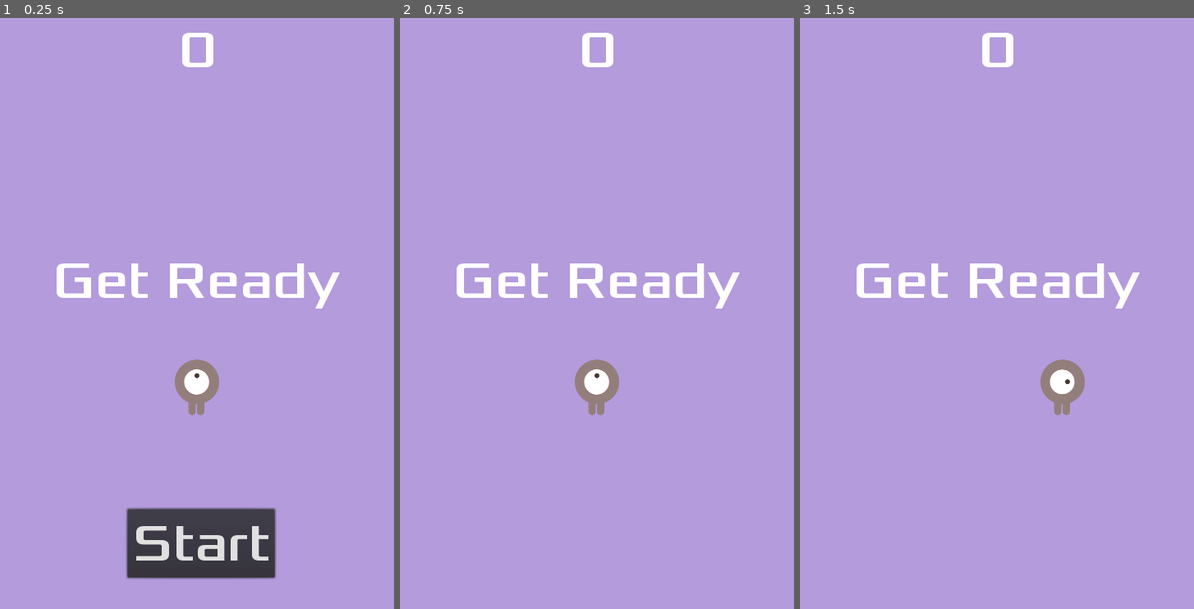
Above: before the commit, frames 1-3 (left to right).
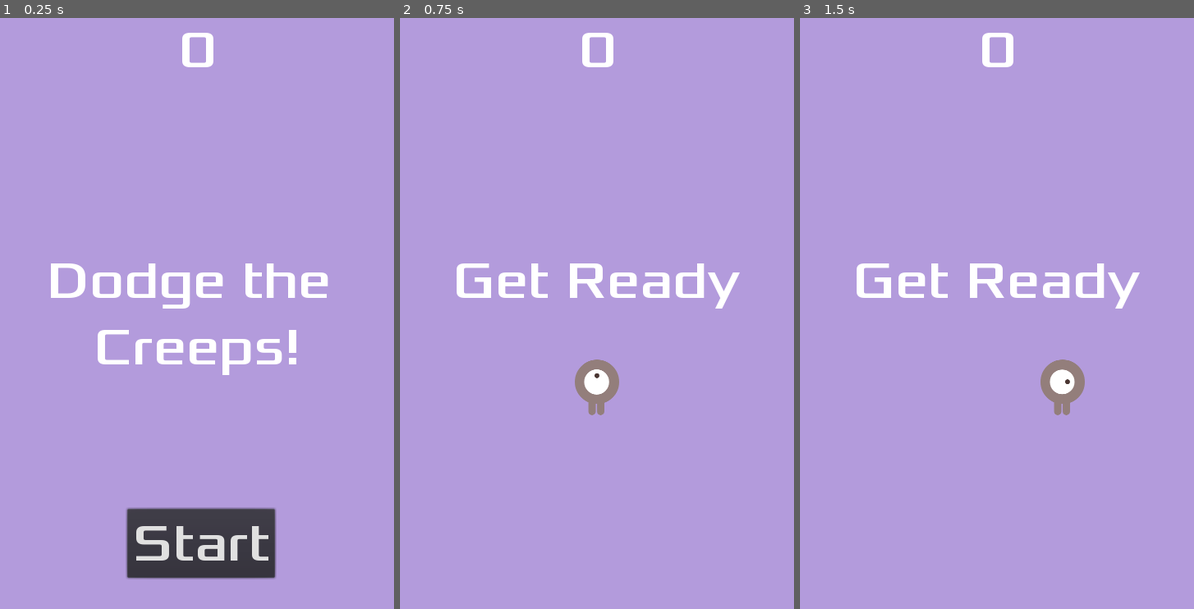
Above: after the commit, the same moments.

Repository: YufXiao/GodotL
Game: Godot game, scene res://Main.tscn
Same seed, same stepped clock (60 frames per second), same inputs: the game is played once before the commit and once after it.
Inputs:
- Up to frame 1 (0.25 s): no input
- Up to frame 2 (0.75 s): click "Start" at 0.5 s
- Up to frame 3 (1.5 s): tap Enter (start_game, bound only after the commit) at 1.25, 1.35 s; hold Right (move_right) from 1.28 s (still down)

The runs differ from the first frame. In frame 1, 4.0% of the frame differs, in the area x 12-87%, y 41-68%; in frame 2, nothing differs; in frame 3, nothing differs.

Commit message:
finish 2d tutorial

Diff:
--- a/HUD.tscn
+++ b/HUD.tscn
@@ -14,6 +14,12 @@
 [sub_resource type="DynamicFont" id=3]
 size = 64
 font_data = ExtResource( 1 )
+
+[sub_resource type="InputEventAction" id=4]
+action = "start_game"
+
+[sub_resource type="ShortCut" id=5]
+shortcut = SubResource( 4 )
 
 [node name="HUD" type="CanvasLayer"]
 script = ExtResource( 2 )
@@ -52,6 +58,7 @@
 margin_right = 95.0
 margin_bottom = -38.0
 custom_fonts/font = SubResource( 3 )
+shortcut = SubResource( 5 )
 text = "Start"
 
 [node name="MessageTimer" type="Timer" parent="."]
--- a/Main.gd
+++ b/Main.gd
@@ -12,7 +12,6 @@
 # Called when the node enters the scene tree for the first time.
 func _ready():
 	randomize()
-	new_game()
 
 
 # Called every frame. 'delta' is the elapsed time since the previous frame.
@@ -60,6 +59,8 @@
 	$ScoreTimer.stop()
 	$MobTimer.stop()
 	$HUD.show_game_over()
+	$Music.stop()
+	$DeathSound.play()
 
 func new_game():
 	score = 0
@@ -68,3 +69,4 @@
 	$HUD.update_score(score)
 	$HUD.show_message("Get Ready")
 	get_tree().call_group("mobs", "queue_free")
+	$Music.play()
--- a/Main.tscn
+++ b/Main.tscn
@@ -1,9 +1,11 @@
-[gd_scene load_steps=6 format=2]
+[gd_scene load_steps=8 format=2]
 
 [ext_resource path="res://Main.gd" type="Script" id=1]
 [ext_resource path="res://Mob.tscn" type="PackedScene" id=2]
 [ext_resource path="res://Player.tscn" type="PackedScene" id=3]
 [ext_resource path="res://HUD.tscn" type="PackedScene" id=4]
+[ext_resource path="res://art/House In a Forest Loop.ogg" type="AudioStream" id=5]
+[ext_resource path="res://art/gameover.wav" type="AudioStream" id=6]
 
 [sub_resource type="Curve2D" id=1]
 _data = {
@@ -40,7 +42,12 @@
 
 [node name="HUD" parent="." instance=ExtResource( 4 )]
 
-[connection signal="hit" from="Player" to="." method="new_game"]
+[node name="Music" type="AudioStreamPlayer" parent="."]
+stream = ExtResource( 5 )
+
+[node name="DeathSound" type="AudioStreamPlayer" parent="."]
+stream = ExtResource( 6 )
+
 [connection signal="hit" from="Player" to="." method="game_over"]
 [connection signal="timeout" from="MobTimer" to="." method="_on_MobTimer_timeout"]
 [connection signal="timeout" from="ScoreTimer" to="." method="_on_ScoreTimer_timeout"]
--- a/Mob.gd
+++ b/Mob.gd
@@ -1,5 +1,4 @@
 extends RigidBody2D
-
 
 # Declare member variables here. Examples:
 # var a = 2
@@ -12,8 +11,6 @@
 	var mob_types = $AnimatedSprite.frames.get_animation_names()
 	$AnimatedSprite.animation = mob_types[randi() % mob_types.size()]
 
-
-
 # Called every frame. 'delta' is the elapsed time since the previous frame.
 #func _process(delta):
 #	pass
--- a/Player.gd
+++ b/Player.gd
@@ -45,7 +45,7 @@
 		$AnimatedSprite.animation = "up"
 		$AnimatedSprite.flip_v = velocity.y > 0
 
-func _on_Player_body_entered(body):
+func _on_Player_body_entered(_body):
 	hide()
 	emit_signal("hit")
 	$CollisionShape2D.set_deferred("disabled", true)
--- a/project.godot
+++ b/project.godot
@@ -47,6 +47,11 @@
 "events": [ Object(InputEventKey,"resource_local_to_scene":false,"resource_name":"","device":0,"alt":false,"shift":false,"control":false,"meta":false,"command":false,"pressed":false,"scancode":16777234,"physical_scancode":0,"unicode":0,"echo":false,"script":null)
  ]
 }
+start_game={
+"deadzone": 0.5,
+"events": [ Object(InputEventKey,"resource_local_to_scene":false,"resource_name":"","device":0,"alt":false,"shift":false,"control":false,"meta":false,"command":false,"pressed":false,"scancode":16777221,"physical_scancode":0,"unicode":0,"echo":false,"script":null)
+ ]
+}
 
 [physics]
 
Not shown: 1 places in HUD.tscn that only renumber resources
